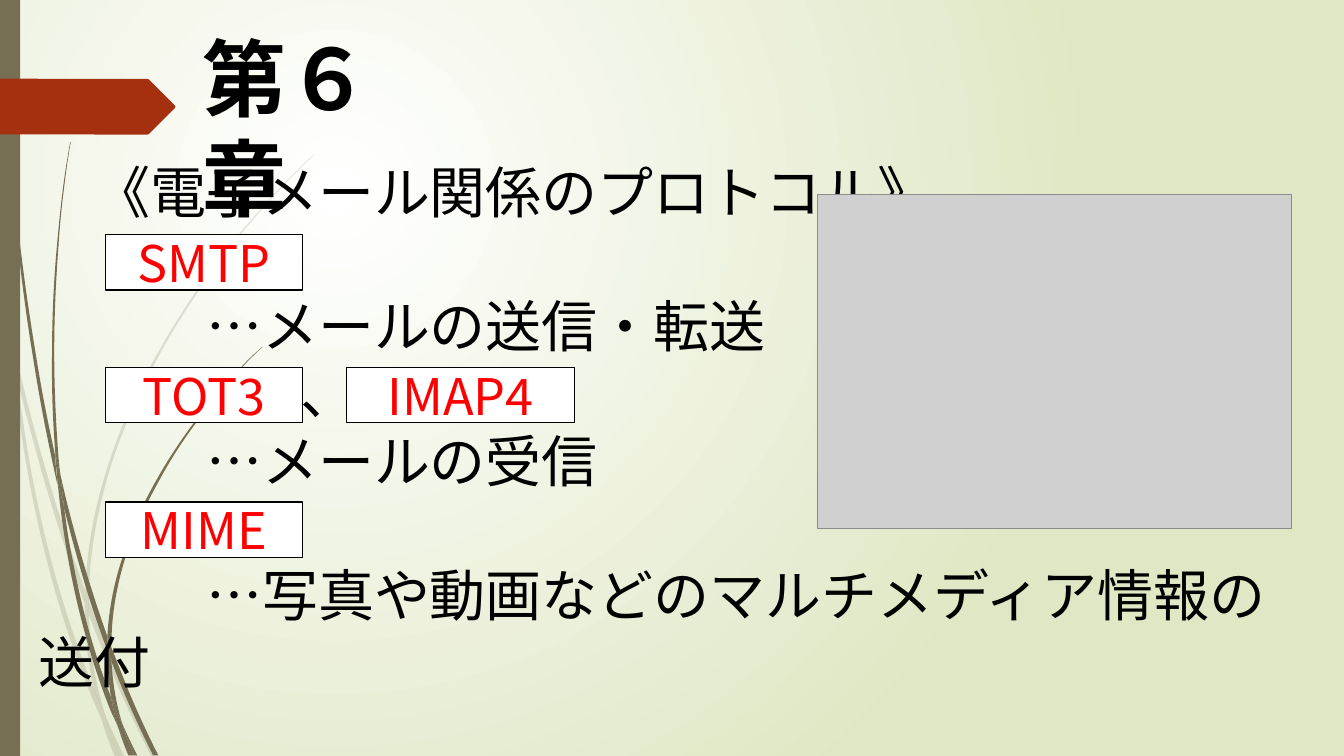
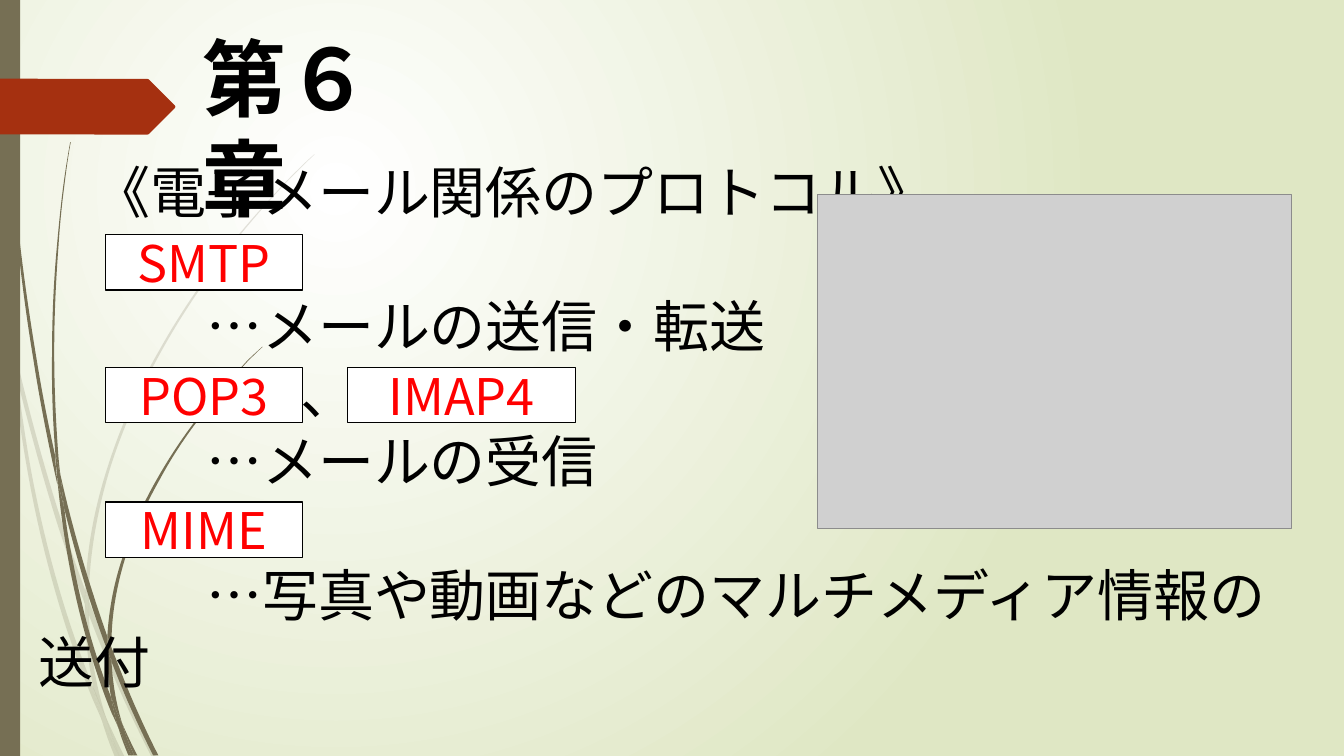
Before and after one commit to nkd10121/keep, a slide deck: slide 18 of 09_コンピュータ概論/02_学生用PPT_Chapter6-.pptx. Drawn at 1344x756 pixels with LibreOffice and Linux fonts; fonts in the diff are those of the drawing; grey boxes stand for pictures. Boxes give left, top, right and bottom in pixels: in the first picture for what was removed or moved away, otherwise in the second. Text is boxed around its words. In the diff, an @@ line names an element or a change of style, - is before the commit and + after.

```diff
--- a/09_コンピュータ概論/02_学生用PPT_Chapter6-.pptx
+++ b/09_コンピュータ概論/02_学生用PPT_Chapter6-.pptx
@@ text in rectangle at (x1=139, y1=364, x2=268, y2=428): text changed @@
-TOT3
+POP3
```
Also in this commit, not shown: 4 other slides changed, 1 other file.
